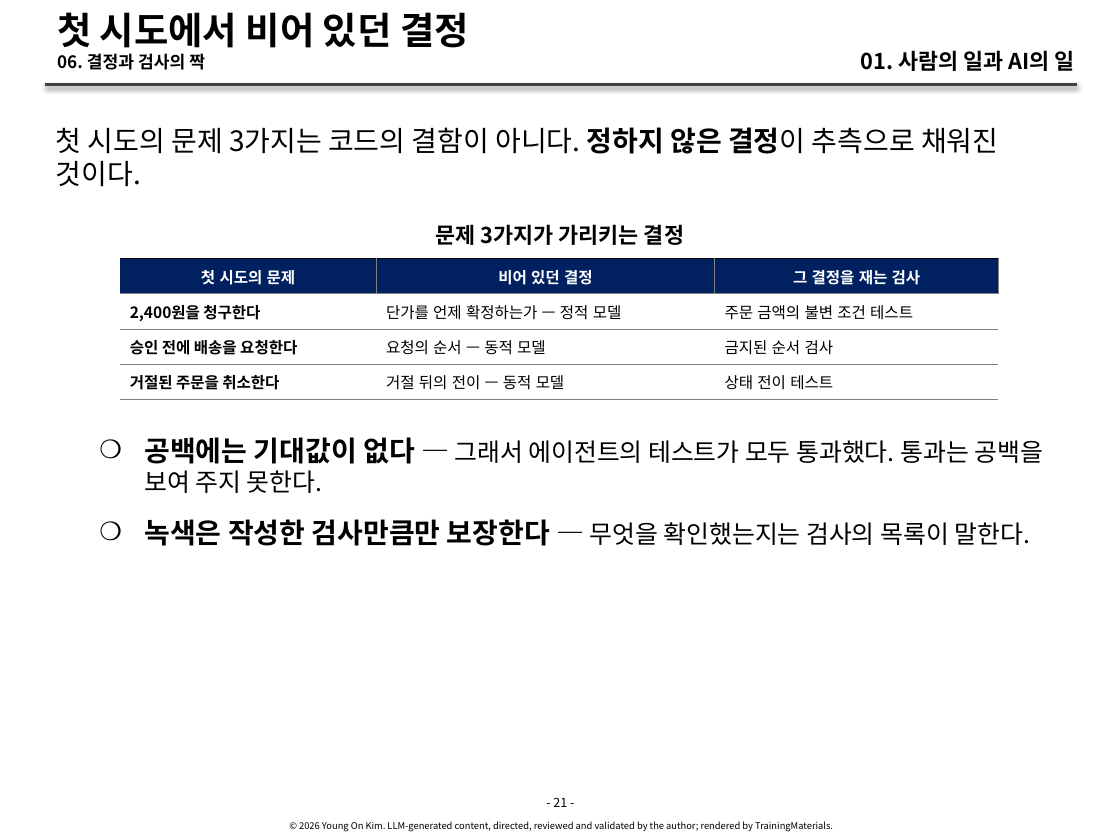
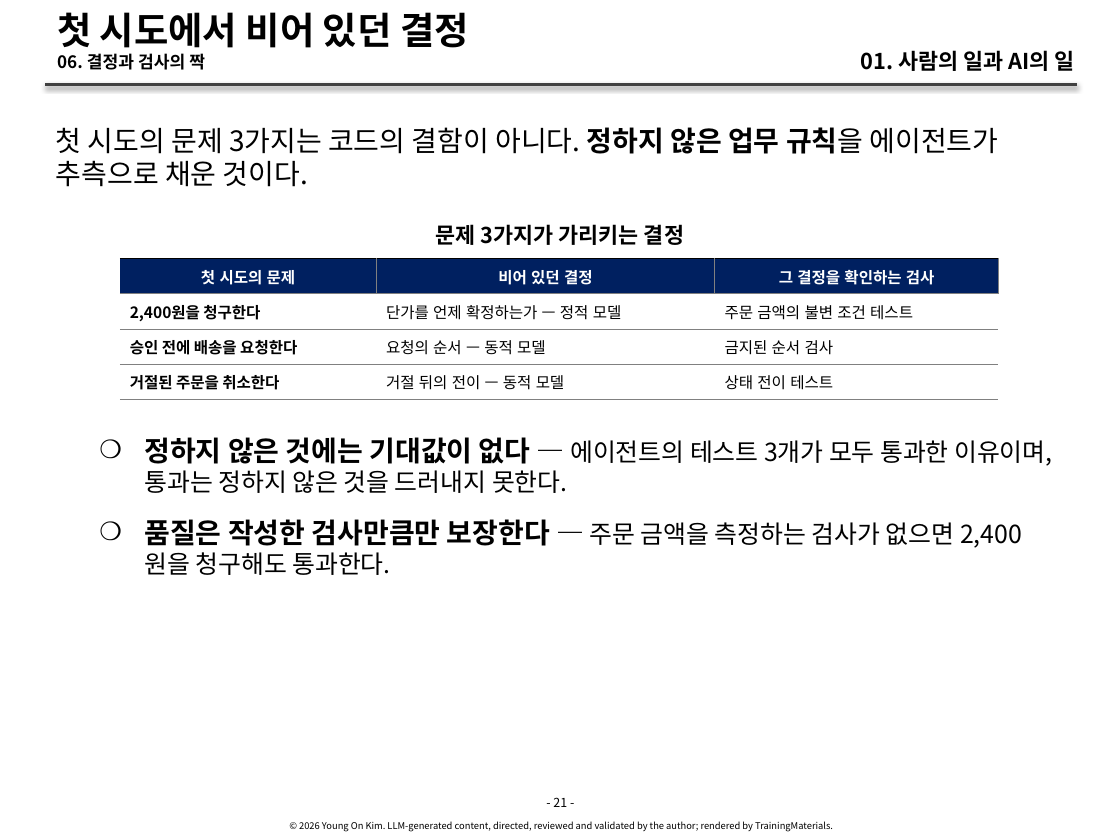
Before and after one commit to YoungSan77/TrainingMaterials, a slide deck: slide 21 of courses/ai-native/sessions/s01.pptx. Drawn at 1120x840 pixels with LibreOffice and Linux fonts; fonts in the diff are those of the drawing. Boxes give left, top, right and bottom in pixels: in the first picture for what was removed or moved away, otherwise in the second. Text is boxed around its words. In the diff, an @@ line names an element or a change of style, - is before the commit and + after.

```diff
--- a/courses/ai-native/sessions/s01.pptx
+++ b/courses/ai-native/sessions/s01.pptx
@@ text at bbox=[56, 127, 999, 187]: text changed @@
-첫 시도의 문제 3가지는 코드의 결함이 아니다. 정하지 않은 결정이 추측으로 채워진 것이다.
+첫 시도의 문제 3가지는 코드의 결함이 아니다. 정하지 않은 업무 규칙을 에이전트가 추측으로 채운 것이다.
@@ table at bbox=[120, 259, 998, 734] @@
-row 1, column 3: 그 결정을 재는 검사
+row 1, column 3: 그 결정을 확인하는 검사
@@ text at bbox=[144, 437, 1052, 575]: text changed @@
-    ❍ 공백에는 기대값이 없다 — 그래서 에이전트의 테스트가 모두 통과했다. 통과는 공백을 보여 주지 못한다.
-    ❍ 녹색은 작성한 검사만큼만 보장한다 — 무엇을 확인했는지는 검사의 목록이 말한다.
+    ❍ 정하지 않은 것에는 기대값이 없다 — 에이전트의 테스트 3개가 모두 통과한 이유이며, 통과는 정하지 않은 것을 드러내지 못한다.
+    ❍ 품질은 작성한 검사만큼만 보장한다 — 주문 금액을 측정하는 검사가 없으면 2,400원을 청구해도 통과한다.
```
Also in this commit, not shown: 25 other slides changed, 17 other files.
